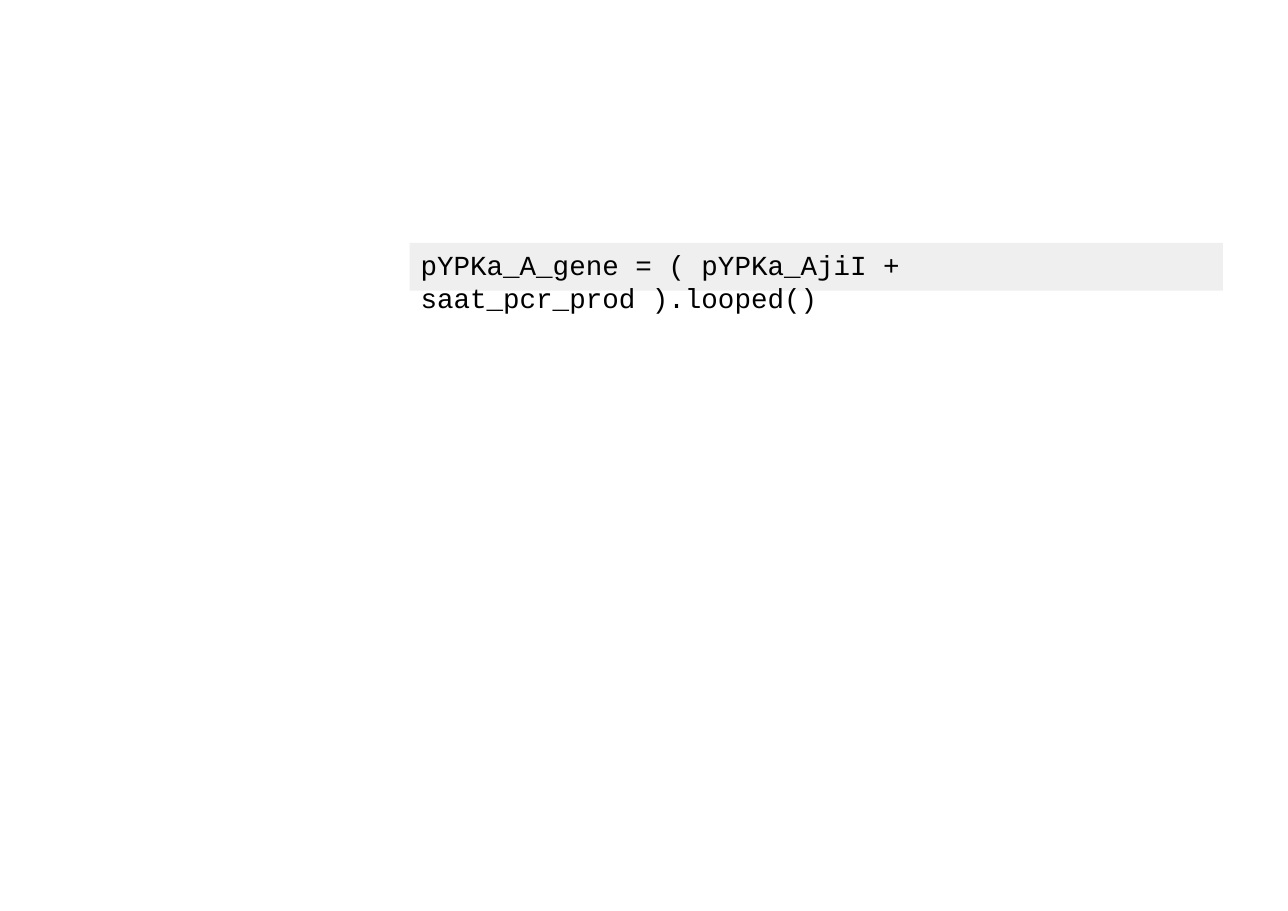
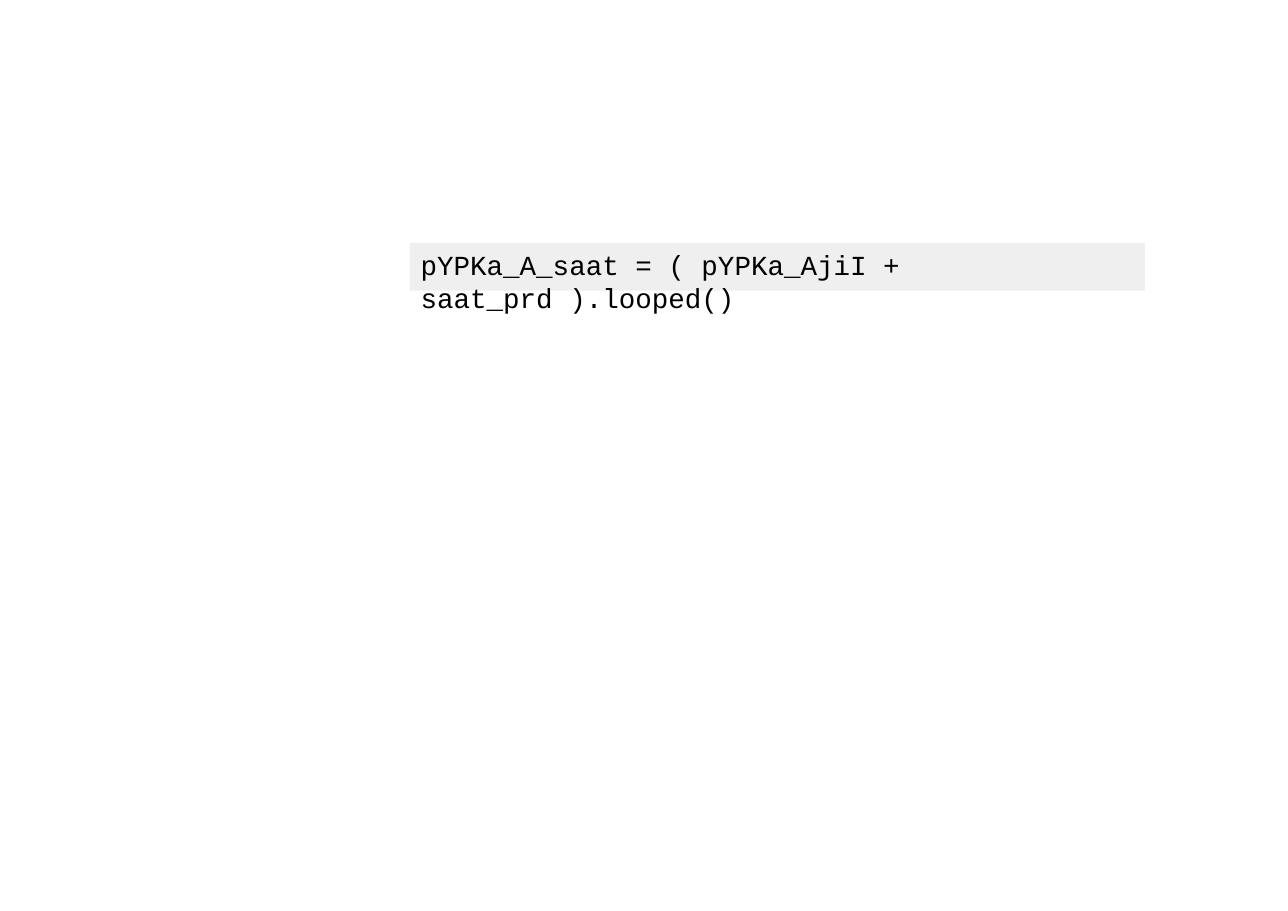
Before and after one commit to BjornFJohansson/pydna-examples, a slide deck: slide 7 of strawberry aat/saat_cloning2.odp (slide 8 before the commit). Drawn at 1288x911 pixels with LibreOffice and Linux fonts; fonts in the diff are those of the drawing; background and template pictures are left out. Boxes give left, top, right and bottom in pixels: in the first picture for what was removed or moved away, otherwise in the second. Text is boxed around its words. In the diff, an @@ line names an element or a change of style, - is before the commit and + after.

```diff
--- a/strawberry aat/saat_cloning2.odp
+++ b/strawberry aat/saat_cloning2.odp
@@ rectangle "pYPKa_A_saat = ( pYPKa_AjiI + ...": place and size @@
-rectangle "pYPKa_A_saat = ( pYPKa_AjiI + ..." at [410,242,1223,290]
+rectangle "pYPKa_A_saat = ( pYPKa_AjiI + ..." at [410,242,1145,290]
@@ text in rectangle at [421,256,866,314]: text changed @@
-pYPKa_A_gene = ( pYPKa_AjiI + saat_pcr_prod ).looped()
+pYPKa_A_saat = ( pYPKa_AjiI + saat_prd ).looped()
```
Also in this commit, not shown: 1 other slide changed, 1 slide added, 2 slides removed, 3 other files.
